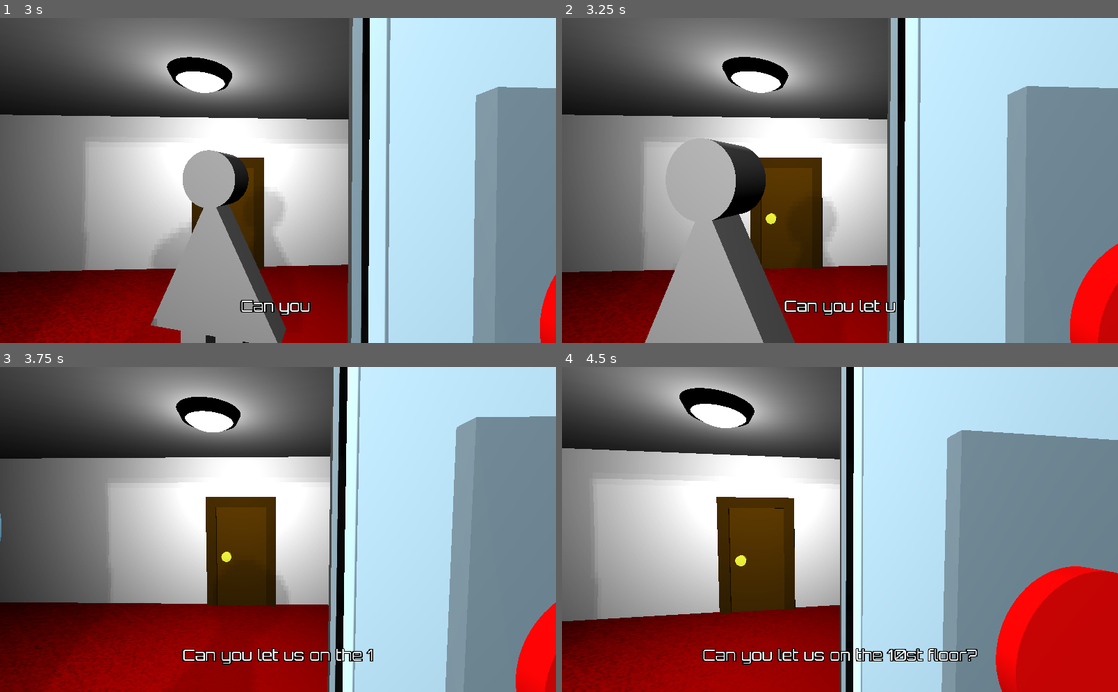
Above: before the commit, frames 1-4 (two rows, left to right).
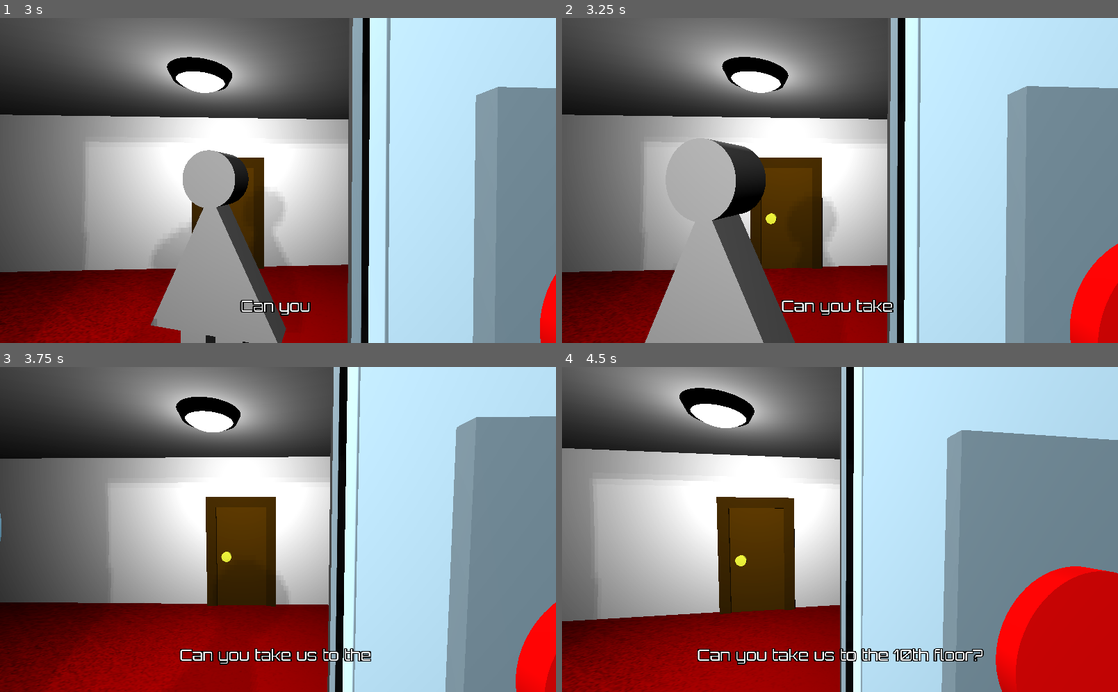
Above: after the commit, the same moments.

Repository: RoxoFoxo/the-elevator
Game: Godot game, scene res://scenes/MainMenu.tscn
Same seed, same stepped clock (60 frames per second), same inputs: the game is played once before the commit and once after it.
Inputs (mouse positions are in pixels of both pictures, inside the frame that each line leads up to):
- Up to frame 1 (3 s): click "PLAY" at 0.5 s; tap Enter at 1.25 s; move the mouse to (305, 180) at 1.27 s; hold W (move_forward) from 1.28 s (still down); tap E (use) at 1.35, 2.3, 2.85 s; move the mouse to (250, 180) at 2.02 s; click (250, 180) at 2.1 s; move the mouse to (289, 174) at 2.77 s
- Up to frame 2 (3.25 s): keep holding W (move_forward)
- Up to frame 3 (3.75 s): keep holding W (move_forward); move the mouse to (272, 536) at 3.52 s; tap E (use) at 3.6 s
- Up to frame 4 (4.5 s): keep holding W (move_forward); move the mouse to (878, 532) at 4.27 s; press the mouse at (878, 532) at 4.28 s

Frame 1 is identical in both runs. In frame 2, 0.5% of the frame differs, in the area x 39-60%, y 86-92%; in frame 3, 0.8%; in frame 4, 1.3%, in the area x 24-76%, y 86-92%.

Commit message:
Fix: text

Diff:
--- a/scenes/Act1.gd
+++ b/scenes/Act1.gd
@@ -48,10 +48,10 @@
 		_say1("For gods sake, can you press the button?", 0.05)
 		complain = 3
 	if time > 30 and complain == 3:
-		_say1("Are you really keep us all waiting???", 0.07)
+		_say1("Are you really gonna keep us waiting???", 0.07)
 		complain = 4
 	if time > 60 and complain == 4:
-		_say1("Fuck you Im gonna press it myself", 0.08)
+		_say1("Ah, whatever. I'm gonna press it myself", 0.08)
 		button_pressed()
 	yield($"../Dialog", "done")
 
@@ -63,7 +63,7 @@
 	# they enter the elevator
 	emit_signal("move_inside")
 	yield(get_tree().create_timer(1), "timeout")
-	_say1("Can you let us on the 10st floor?", 0.05)
+	_say1("Can you take us to the 10th floor?", 0.05)
 	yield($"../Dialog", "done")
 	# configuration to act 2:
 	needs_press = true
@@ -75,30 +75,30 @@
 	print_debug("starting act 1 p/ 2")
 	yield(get_tree().create_timer(7), "timeout")
 	# A
-	_say1("So, about what you are saying...", 0.06)
-	yield($"../Dialog", "done")
-	_say1("nowadays its easy to missunderstand people", 0.05)
+	_say1("So, about what you were saying...", 0.06)
+	yield($"../Dialog", "done")
+	_say1("nowadays it's so easy to misunderstand people", 0.05)
 	yield($"../Dialog", "done")
 	_say1("did you know that my boyfrind thought that I" +
-	" was pregnant just because I wanted a pinaple on my milkshake?", 0.05)
-	yield($"../Dialog", "done")
-	# = pause
-	yield(get_tree().create_timer(1), "timeout")
-	# B
-	_say2("... for sure, this happens to me everytime!", 0.05)
+	" was pregnant just because I wanted a pineapple on my milkshake?", 0.05)
+	yield($"../Dialog", "done")
+	# = pause
+	yield(get_tree().create_timer(1), "timeout")
+	# B
+	_say2("... for sure, that happens to me all the time!", 0.05)
 	yield($"../Dialog", "done")
 	# pause
 	yield(get_tree().create_timer(7), "timeout")
 	_say2("so... ...", 0.1)
 	yield($"../Dialog", "done")
-	_say2("this elevator is strange... its almost something is missing", 0.05)
+	_say2("this elevator is strange... its almost like something is missing", 0.05)
 	yield($"../Dialog", "done")
 	_say2("maybe music?", 0.05)
 	yield($"../Dialog", "done")
 	# = pause
 	yield(get_tree().create_timer(1), "timeout")
 	# A
-	_say1("Oh you right, but I can solve that...", 0.05)
+	_say1("Oh you're right, but I can solve that...", 0.05)
 	yield($"../Dialog", "done")
 	# + RADIO
 	$"../Music".play(0)
@@ -108,18 +108,18 @@
 	# B
 	_say2("Oh my god", 0.12)
 	yield($"../Dialog", "done")
-	_say2("Are you walking with radios on your poket now?", 0.05)
-	yield($"../Dialog", "done")
-	# = pause
-	yield(get_tree().create_timer(1), "timeout")
-	# A
-	_say1("Its from my boyfriend, he will not miss it out haha", 0.05)
-	yield($"../Dialog", "done")
-	# B
-	_say2("Oh my god Bety, you are so mean", 0.09)
-	yield($"../Dialog", "done")
-	# A
-	_say1("you know how I'am haha", 0.07)
+	_say2("Are you walking with radios on your pocket now?", 0.05)
+	yield($"../Dialog", "done")
+	# = pause
+	yield(get_tree().create_timer(1), "timeout")
+	# A
+	_say1("Its from my boyfriend, he won't miss it haha", 0.05)
+	yield($"../Dialog", "done")
+	# B
+	_say2("Oh my god Betty, you are so mean", 0.09)
+	yield($"../Dialog", "done")
+	# A
+	_say1("you know how I am haha", 0.07)
 	yield($"../Dialog", "done")
 	# = pause
 	yield(get_tree().create_timer(7), "timeout")
@@ -134,7 +134,7 @@
 	# B
 	_say2("Never", 0.08)
 	yield($"../Dialog", "done")
-	_say2("I dont like to be famous", 0.05)
+	_say2("I don't like to be famous", 0.05)
 	yield($"../Dialog", "done")
 	_say2("only bad things happens with fammous people", 0.05)
 	yield($"../Dialog", "done")
@@ -153,7 +153,7 @@
 	# = pause
 	yield(get_tree().create_timer(1), "timeout")
 	# A
-	_say1("You know... you need to be updated with the world thrends", 0.05)
+	_say1("You know... you need to be updated with the world trends", 0.05)
 	yield($"../Dialog", "done")
 	# = pause
 	yield(get_tree().create_timer(1), "timeout")
@@ -168,7 +168,7 @@
 	_say1("... I wonder how is my look right now", 0.05)
 	yield($"../Dialog", "done")
 	# B
-	_say2("Dont worry Bety", 0.07)
+	_say2("Dont worry Betty", 0.07)
 	yield($"../Dialog", "done")
 	_say2("I can solve that for you", 0.05)
 	yield($"../Dialog", "done")
@@ -177,7 +177,7 @@
 	# = pause
 	yield(get_tree().create_timer(5), "timeout")
 	# A
-	_say1("what, were did you find something like that?", 0.03)
+	_say1("what, where did you find something like that?", 0.03)
 	yield($"../Dialog", "done")
 	# B
 	_say2("I bought it on the dollar store", 0.05)
@@ -193,10 +193,10 @@
 	_say2("Are you gonna stream it?", 0.04)
 	yield($"../Dialog", "done")
 	# A
-	_say1("for sure, my fans cant wait", 0.05)
-	yield($"../Dialog", "done")
-	# B
-	_say2("Haha Bety, you are so mean", 0.04)
+	_say1("for sure, my fans can't wait", 0.05)
+	yield($"../Dialog", "done")
+	# B
+	_say2("Haha Betty, you are so mean", 0.04)
 	yield($"../Dialog", "done")
 	# = pause
 	yield(get_tree().create_timer(2), "timeout")
Not shown: 4 places in scenes/MainMenu.tscn that only renumber resources
